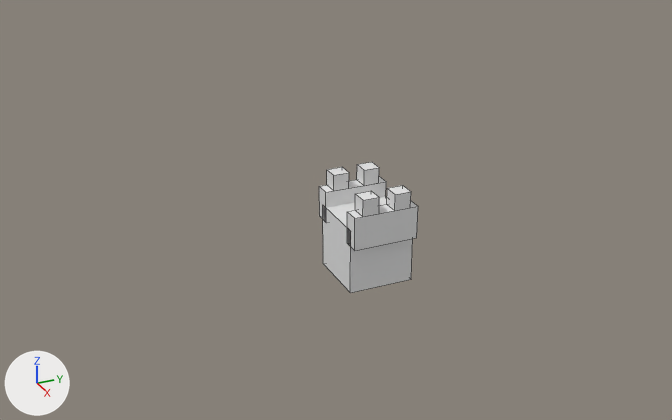
One commit to the FBX model Unity Project/Assets/Models/Wall.fbx: the scene before it, then after it.
The view is the same before and after, from a 50 mm camera at (22.45, -11.11, 12.46) aimed at (-0.4, -0.83, 1.04). The axes (+X, +Y, +Z) are drawn at lower left. The lights are the same throughout. Mesh edges are drawn as thin lines.
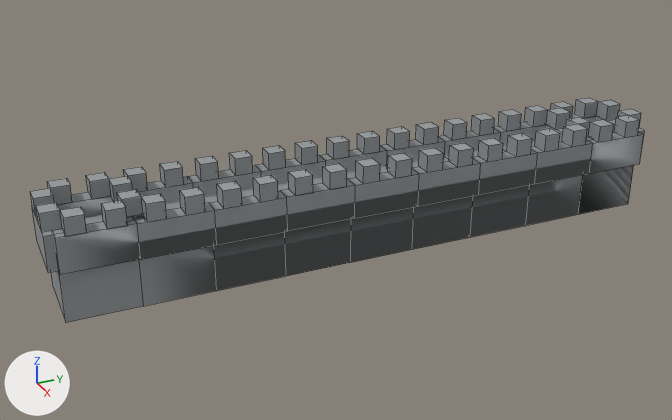
Patch to the scene script:
```diff
--- a/Unity Project/Assets/Models/Wall.fbx.py
+++ b/Unity Project/Assets/Models/Wall.fbx.py
@@ mat_material @@
+mat_material = principled_material('Material')
+mat_material.base_color = (0.304, 0.325, 0.334)  # grey #969a9c
+mat_material.roughness = 0.69
@@ me_cube_004 @@
-me_cube_004.from_pydata(...)  # 56 vertices, 42 faces; spans x -1.25..1.25, y -1.0..1.0, z -1.0..2.0
+me_cube_004.from_pydata(...)  # 483 vertices, 431 faces; spans x -1.25..17.25, y -1.25..1.25, z -1.0..2.0
+# me_cube_004 part 1: a new loose piece, a box spanning x 7.25..7.75, y -1.25..-0.75, z 1.5..2.0, in mat_material (grey #969a9c)
+# me_cube_004 part 2: a new loose piece, a box spanning x 8.25..8.75, y -1.25..-0.75, z 1.5..2.0, in mat_material (grey #969a9c)
+# me_cube_004 part 3: a new loose piece, a box spanning x 8.25..8.75, y 0.75..1.25, z 1.5..2.0, in mat_material (grey #969a9c)
+# me_cube_004 part 4: a new loose piece, a box spanning x 7.25..7.75, y 0.75..1.25, z 1.5..2.0, in mat_material (grey #969a9c)
+# me_cube_004 part 5: a new loose piece, a box spanning x 9.25..9.75, y -1.25..-0.75, z 1.5..2.0, in mat_material (grey #969a9c)
+# me_cube_004 part 6: a new loose piece, a box spanning x 10.25..10.75, y -1.25..-0.75, z 1.5..2.0, in mat_material (grey #969a9c)
+# me_cube_004 part 7: a new loose piece, a box spanning x 10.25..10.75, y 0.75..1.25, z 1.5..2.0, in mat_material (grey #969a9c)
+# me_cube_004 part 8: a new loose piece, a box spanning x 9.25..9.75, y 0.75..1.25, z 1.5..2.0, in mat_material (grey #969a9c)
+# me_cube_004 part 9: a new loose piece, a box spanning x 11.25..11.75, y -1.25..-0.75, z 1.5..2.0, in mat_material (grey #969a9c)
+# me_cube_004 part 10: a new loose piece, a box spanning x 12.25..12.75, y -1.25..-0.75, z 1.5..2.0, in mat_material (grey #969a9c)
+# me_cube_004 part 11: a new loose piece, a box spanning x 12.25..12.75, y 0.75..1.25, z 1.5..2.0, in mat_material (grey #969a9c)
+# me_cube_004 part 12: a new loose piece, a box spanning x 11.25..11.75, y 0.75..1.25, z 1.5..2.0, in mat_material (grey #969a9c)
+# me_cube_004 part 13: a new loose piece, a box spanning x 13.25..13.75, y -1.25..-0.75, z 1.5..2.0, in mat_material (grey #969a9c)
+# me_cube_004 part 14: a new loose piece, a box spanning x 13.25..13.75, y 0.75..1.25, z 1.5..2.0, in mat_material (grey #969a9c)
+# me_cube_004 part 15: a new loose piece, a box spanning x 2.25..2.75, y -1.25..-0.75, z 1.5..2.0, in mat_material (grey #969a9c)
+# me_cube_004 part 16: a new loose piece, a box spanning x 2.25..2.75, y 0.75..1.25, z 1.5..2.0, in mat_material (grey #969a9c)
+# me_cube_004 part 17: a new loose piece, a box spanning x 3.25..3.75, y -1.25..-0.75, z 1.5..2.0, in mat_material (grey #969a9c)
+# me_cube_004 part 18: a new loose piece, a box spanning x 4.25..4.75, y -1.25..-0.75, z 1.5..2.0, in mat_material (grey #969a9c)
+# me_cube_004 part 19: a new loose piece, a box spanning x 4.25..4.75, y 0.75..1.25, z 1.5..2.0, in mat_material (grey #969a9c)
+# me_cube_004 part 20: a new loose piece, a box spanning x 3.25..3.75, y 0.75..1.25, z 1.5..2.0, in mat_material (grey #969a9c)
+# me_cube_004 part 21: a new loose piece, a box spanning x 5.25..5.75, y -1.25..-0.75, z 1.5..2.0, in mat_material (grey #969a9c)
+# me_cube_004 part 22: a new loose piece, a box spanning x 6.25..6.75, y -1.25..-0.75, z 1.5..2.0, in mat_material (grey #969a9c)
+# me_cube_004 part 23: a new loose piece, a box spanning x 6.25..6.75, y 0.75..1.25, z 1.5..2.0, in mat_material (grey #969a9c)
+# me_cube_004 part 24: a new loose piece, a box spanning x 5.25..5.75, y 0.75..1.25, z 1.5..2.0, in mat_material (grey #969a9c)
+# me_cube_004 part 25: a new loose piece, a box spanning x 14.75..15.25, y -1.0..1.0, z 0.5..1.5, in mat_material (grey #969a9c)
+# me_cube_004 part 26: a new loose piece, a box spanning x 16.75..17.25, y -1.0..1.0, z 0.5..1.5, in mat_material (grey #969a9c)
+# me_cube_004 part 27: a new loose piece of 40 vertices spanning x -1.0..17.0, y 0.75..1.25, z 0.5..1.5, in mat_material (grey #969a9c)
+# me_cube_004 part 28: a new loose piece of 40 vertices spanning x -1.0..17.0, y -1.25..-0.75, z 0.5..1.5, in mat_material (grey #969a9c)
+# me_cube_004 part 29: a new loose piece of 20 vertices spanning x 14.25..15.75, y -1.25..-0.25, z 1.5..2.0, in mat_material (grey #969a9c)
+# me_cube_004 part 30: a new loose piece of 20 vertices spanning x 14.25..15.75, y 0.25..1.25, z 1.5..2.0, in mat_material (grey #969a9c)
+# me_cube_004 part 31: a new loose piece of 14 vertices spanning x 16.25..17.25, y -1.25..-0.25, z 1.5..2.0, in mat_material (grey #969a9c)
+# me_cube_004 part 32: a new loose piece of 14 vertices spanning x 16.25..17.25, y 0.25..1.25, z 1.5..2.0, in mat_material (grey #969a9c)
+# me_cube_004 part 33: 71 vertices added at x -0.75..17.0, y -1.25..1.25, z -1.0..2.0
+# me_cube_004 part 34: 42 faces spanning x -1.25..1.25, y -1.0..1.0, z -1.0..2.0 switch from no material to mat_material (grey #969a9c)
@@ ob_cube @@
 ob_cube = bpy.data.objects.new('Cube', me_cube_004)
-ob_cube.location = (0.0, 0.0, 0.0)
+ob_cube.location = (0.0, -8.0, 1.0)
+ob_cube.rotation_euler = (0.0, 0.0, 1.571)  # degrees (0, 0, 90)
```

Where the change shows, as pixel boxes [x1, y1, x2, y2] in the pictures (672 x 420 px):
'Cube', reshaped, moved, turned
    before: [319, 162, 418, 293]
    after: [30, 98, 645, 322]
part 1 of me_cube_004, added
    after: [356, 158, 380, 184]
part 2 of me_cube_004, added
    after: [388, 153, 412, 178]
part 3 of me_cube_004, added
    after: [357, 131, 380, 154]
part 4 of me_cube_004, added
    after: [327, 136, 349, 159]
part 5 of me_cube_004, added
    after: [419, 148, 444, 172]
part 6 of me_cube_004, added
    after: [449, 143, 474, 167]
part 7 of me_cube_004, added
    after: [416, 122, 439, 145]
part 8 of me_cube_004, added
    after: [387, 126, 410, 149]
part 9 of me_cube_004, added
    after: [478, 138, 503, 162]
part 10 of me_cube_004, added
    after: [507, 133, 532, 157]
part 11 of me_cube_004, added
    after: [471, 113, 495, 135]
part 12 of me_cube_004, added
    after: [444, 118, 467, 140]
part 13 of me_cube_004, added
    after: [535, 128, 560, 152]
part 14 of me_cube_004, added
    after: [498, 109, 521, 131]
part 15 of me_cube_004, added
    after: [180, 187, 205, 215]
part 16 of me_cube_004, added
    after: [160, 161, 184, 187]
part 17 of me_cube_004, added
    after: [217, 181, 242, 208]
part 18 of me_cube_004, added
    after: [253, 175, 278, 202]
part 19 of me_cube_004, added
    after: [229, 151, 253, 175]
part 20 of me_cube_004, added
    after: [195, 156, 219, 181]
part 21 of me_cube_004, added
    after: [288, 169, 313, 196]
part 22 of me_cube_004, added
    after: [323, 164, 347, 190]
part 23 of me_cube_004, added
    after: [295, 140, 318, 165]
part 24 of me_cube_004, added
    after: [263, 145, 286, 170]
